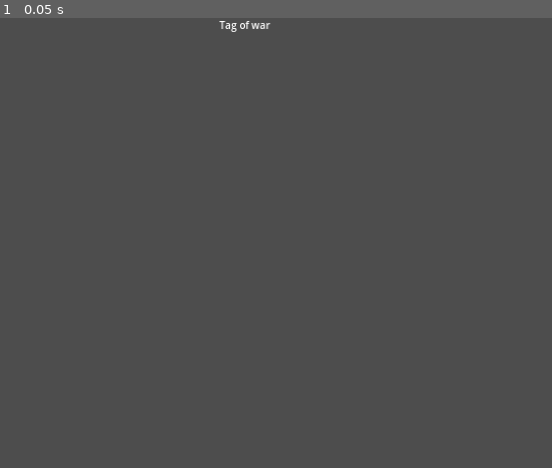
Above: before the commit, frame 1.
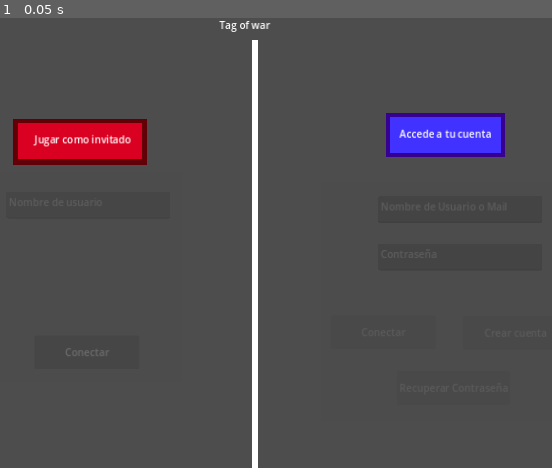
Above: after the commit, the same moment.

Repository: codemonsters/tag-of-war
Game: Godot game, scene res://menu/main.tscn
Two runs of this game, one before a commit and one after it. Both use one fixed random seed, a clock stepped at 60 frames per second and the inputs below.
Inputs:
- Up to frame 1 (0.05 s): no input

The runs differ from the first frame. In frame 1, 5.6% of the frame differs, in the area x 2-92%, y 4-100%.
Error before the commit: Parse Error: Preload file "res://menu/identificacion.tscn" does not exist. (res://menu/main.gd:3)

Commit message:
Añadidos mensajes de error al usuario de invitado

Diff:
--- a/cliente/src/menu/identification.gd
+++ b/cliente/src/menu/identification.gd
@@ -3,7 +3,8 @@
 
 # Called when the node enters the scene tree for the first time.
 func _ready() -> void:
-	pass # Replace with function body.
+	$ErrorMessageLength.visible = false
+	$ErrorMessageUsed.visible = false
 
 
 # Called every frame. 'delta' is the elapsed time since the previous frame.
@@ -12,10 +13,16 @@
 
 
 func _on_boton_invitado_pressed() -> void:
-	$RectanguloTapaInvitado.visible = false
-	$RectanguloTapaCuenta.visible = true
-	$TxtUsuarioInvitado.grab_focus()
+	$RectCoverGuest.visible = false
+	$RectCoverAccount.visible = true
+	$TxtGuestUser.grab_focus()
 
 func _on_boton_cuenta_pressed() -> void:
-	$RectanguloTapaCuenta.visible = false
-	$RectanguloTapaInvitado.visible = true
+	$RectCoverAccount.visible = false
+	$RectCoverGuest.visible = true
+
+func _on_btn_connect_guest_pressed() -> void:
+	var Guest_username = str($TxtGuestUser.get_text())
+	if str($TxtGuestUser.get_text()).length() > 20 or str($TxtGuestUser.get_text()).length() < 1:
+		Guest_username = null
+		$ErrorMessageLength.visible = true
--- a/cliente/src/menu/identification.tscn
+++ b/cliente/src/menu/identification.tscn
@@ -144,5 +144,24 @@
 offset_bottom = 645.0
 color = Color(0.298039, 0.298039, 0.298039, 0.784314)
 
+[node name="ErrorMessageLength" type="Label" parent="."]
+modulate = Color(0.980221, 0.30239, 0.267759, 1)
+offset_left = 215.0
+offset_top = 330.0
+offset_right = 415.0
+offset_bottom = 380.0
+text = "Error: Invalid Username
+From 1-20 characters"
+
+[node name="ErrorMessageUsed" type="Label" parent="."]
+modulate = Color(0.980221, 0.30239, 0.267759, 1)
+offset_left = 215.0
+offset_top = 330.0
+offset_right = 415.0
+offset_bottom = 380.0
+text = "Error: Invalid Username
+Username already in use"
+
 [connection signal="pressed" from="LblPlayAsGuest/GuestButton" to="." method="_on_boton_invitado_pressed"]
 [connection signal="pressed" from="LblAccountAcces/AccountButton" to="." method="_on_boton_cuenta_pressed"]
+[connection signal="pressed" from="BtnConnectGuest" to="." method="_on_btn_connect_guest_pressed"]
--- a/cliente/src/menu/main.gd
+++ b/cliente/src/menu/main.gd
@@ -1,11 +1,11 @@
 extends Node2D
 
-var identificacion = preload("res://menu/identificacion.tscn")
+var identification = preload("res://menu/identification.tscn")
 
 
 # Called when the node enters the scene tree for the first time.
 func _ready() -> void:
-	add_child(identificacion.instantiate())
+	add_child(identification.instantiate())
 
 
 # Called every frame. 'delta' is the elapsed time since the previous frame.
